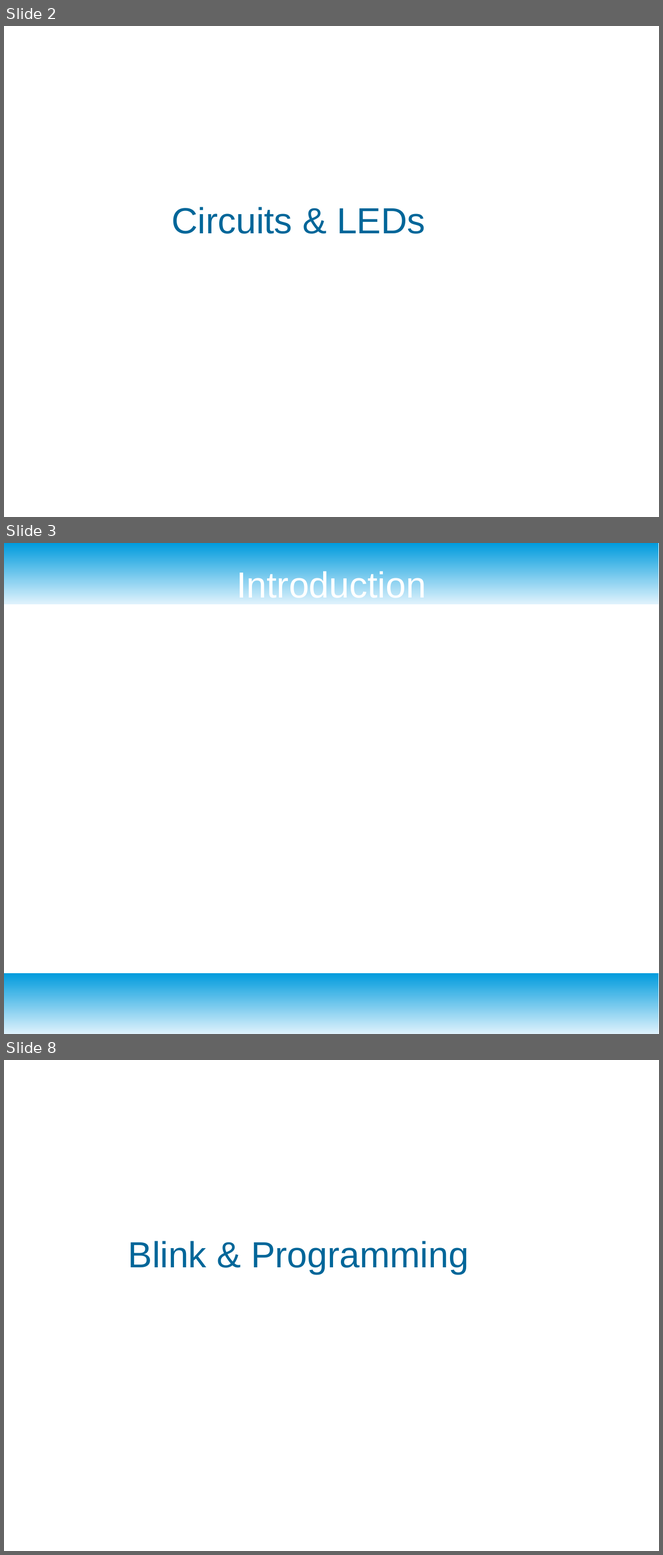
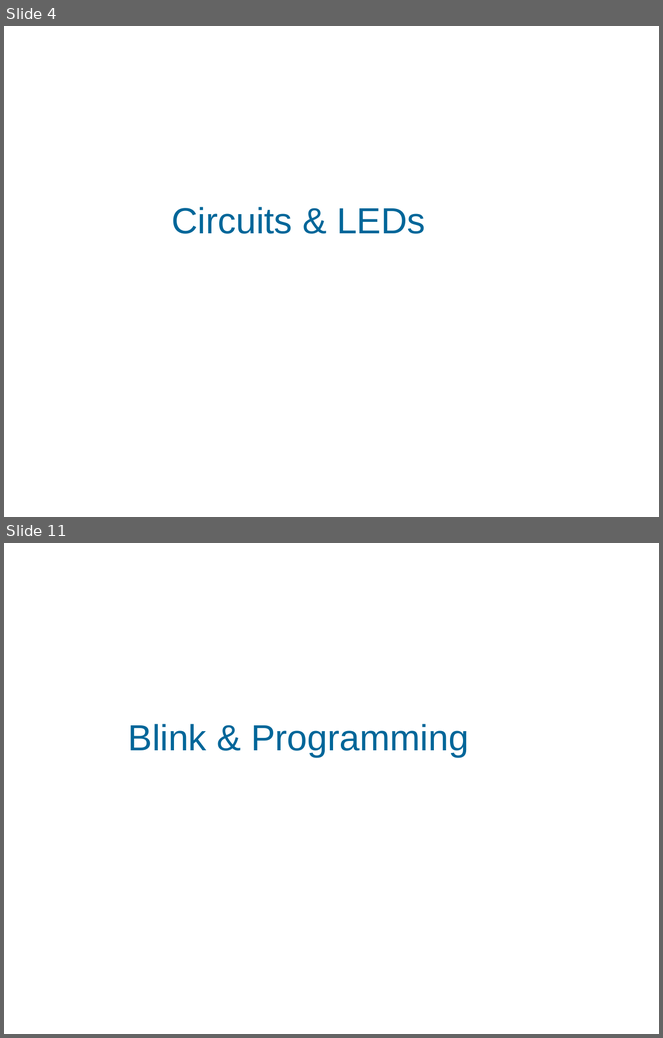
Before and after one commit to Casual-Endvrs/Arduino-101-Manual, a slide deck: 1 - LED/1-class_presentation.odp. Shown one above the other, each under a label of ours: slides 2, 3 and 8 before the commit, slides 4 and 11 after it; the slides between them are not shown. The pictures are 663x1555 and 663x1038 pixels, drawn with LibreOffice and Linux fonts; fonts in the diff are those of the drawing; background and template pictures are left out. Boxes give left, top, right and bottom in pixels: in the first picture for what was removed or moved away, otherwise in the second. Text is boxed around its words. In the diff, an @@ line names an element or a change of style, - is before the commit and + after.

```diff
--- a/1 - LED/1-class_presentation.odp
+++ b/1 - LED/1-class_presentation.odp
@@ slide 3 removed at <box>4,543,659,1034</box>, background #FFFFFF @@
@@ rectangle removed at <box>4,543,659,604</box> @@
@@ title removed at <box>236,568,426,604</box> @@
-Introduction
@@ rectangle removed at <box>4,974,659,1034</box> @@
@@ what was slide 2 is now slide 4 @@
@@ what was slide 8 is now slide 11 @@
```
Also in this commit, not shown: 6 slides changed, 40 slides added, 1 other slide removed, 7 other files.
